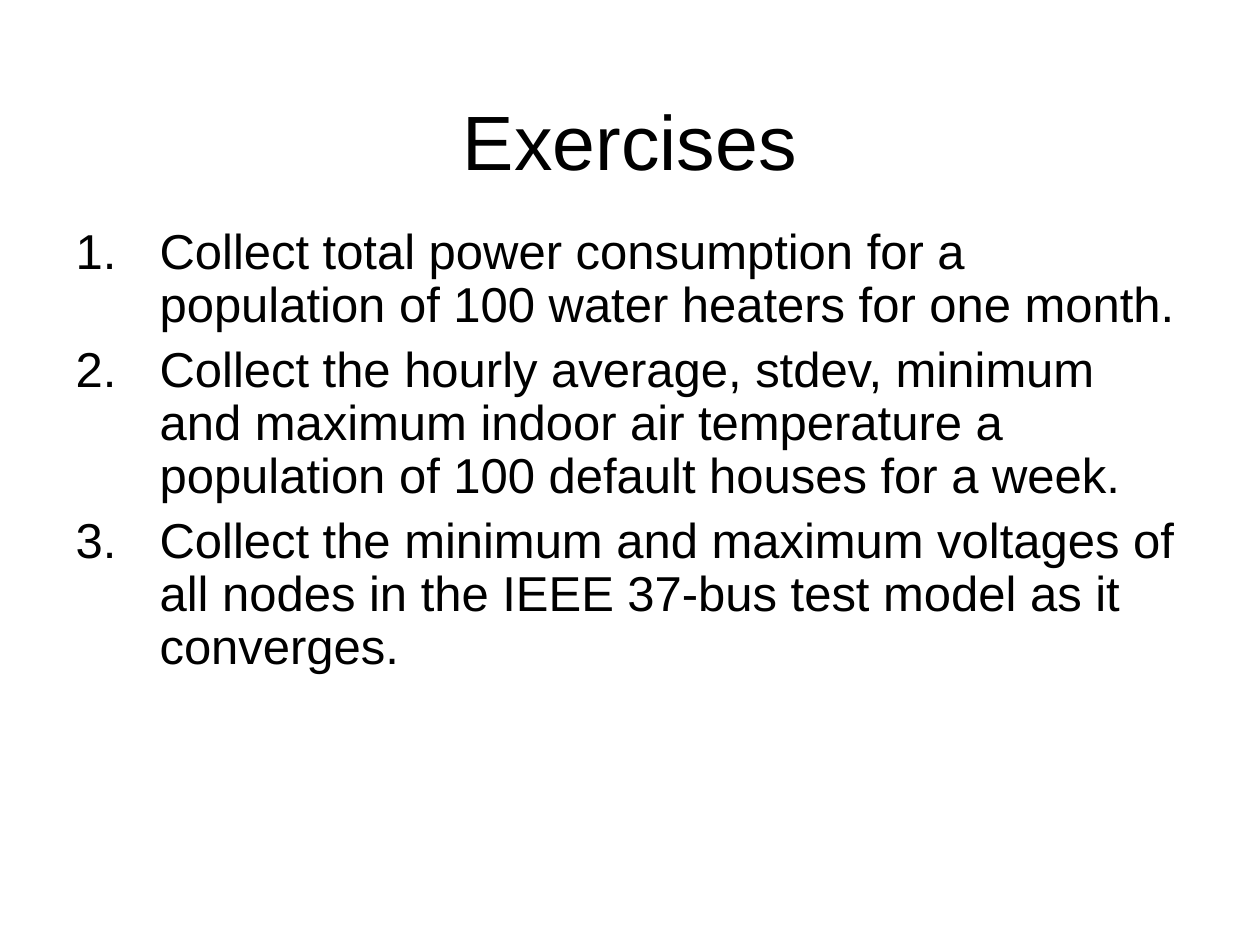
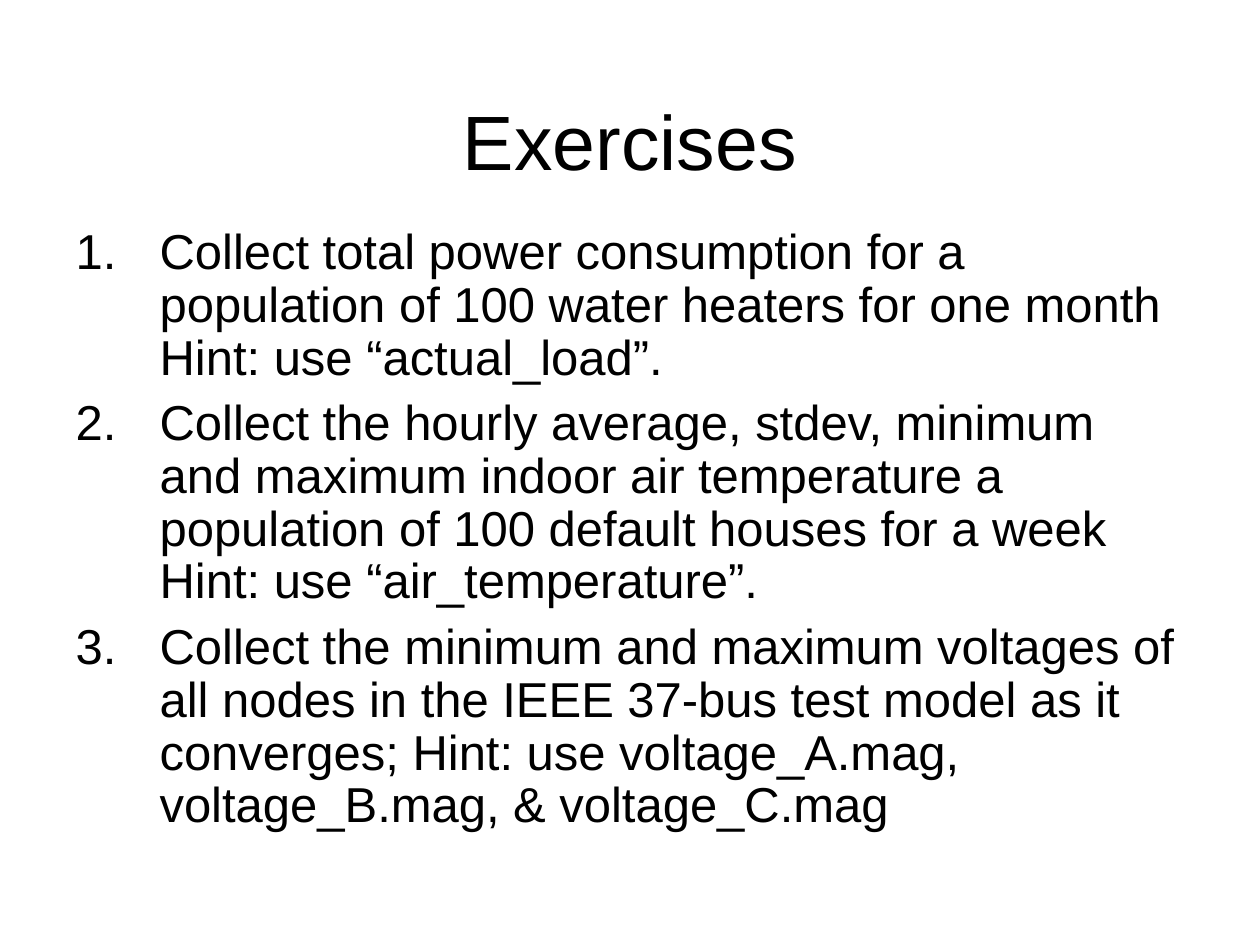
Before and after one commit to gridlab-d/course, a slide deck: slide 12 of FourDayCourse/2.4 - Collectors.ppt (slide 11 before the commit). Drawn at 1260x945 pixels with LibreOffice and Linux fonts; fonts in the diff are those of the drawing; background and template pictures are left out. Boxes give left, top, right and bottom in pixels: in the first picture for what was removed or moved away, otherwise in the second. Text is boxed around its words. In the diff, an @@ line names an element or a change of style, - is before the commit and + after.

Commit message:
Updated players, schedules, and collectors sections.

```diff
--- a/FourDayCourse/2.4 - Collectors.ppt
+++ b/FourDayCourse/2.4 - Collectors.ppt
@@ text at bbox=[160, 233, 1174, 832]: text changed @@
-1. Collect total power consumption for a population of 100 water heaters for one month.
-2. Collect the hourly average, stdev, minimum and maximum indoor air temperature a population of 100 default houses for a week.
-3. Collect the minimum and maximum voltages of all nodes in the IEEE 37-bus test model as it converges.
+1. Collect total power consumption for a population of 100 water heaters for one month Hint: use “actual_load”.
+2. Collect the hourly average, stdev, minimum and maximum indoor air temperature a population of 100 default houses for a week Hint: use “air_temperature”.
+3. Collect the minimum and maximum voltages of all nodes in the IEEE 37-bus test model as it converges; Hint: use voltage_A.mag, voltage_B.mag, & voltage_C.mag
```
Also in this commit, not shown: 7 other slides changed, 1 slide added, 5 other files.
